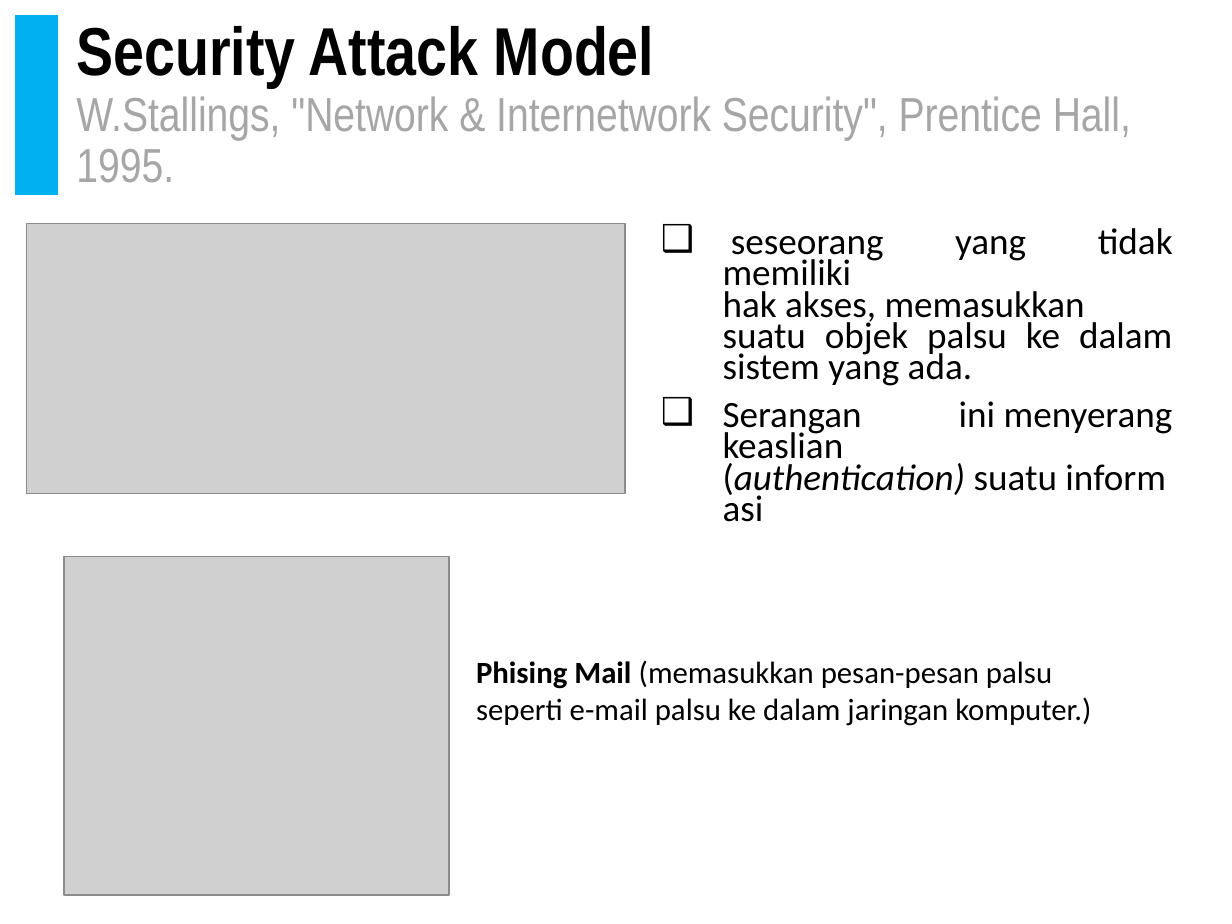
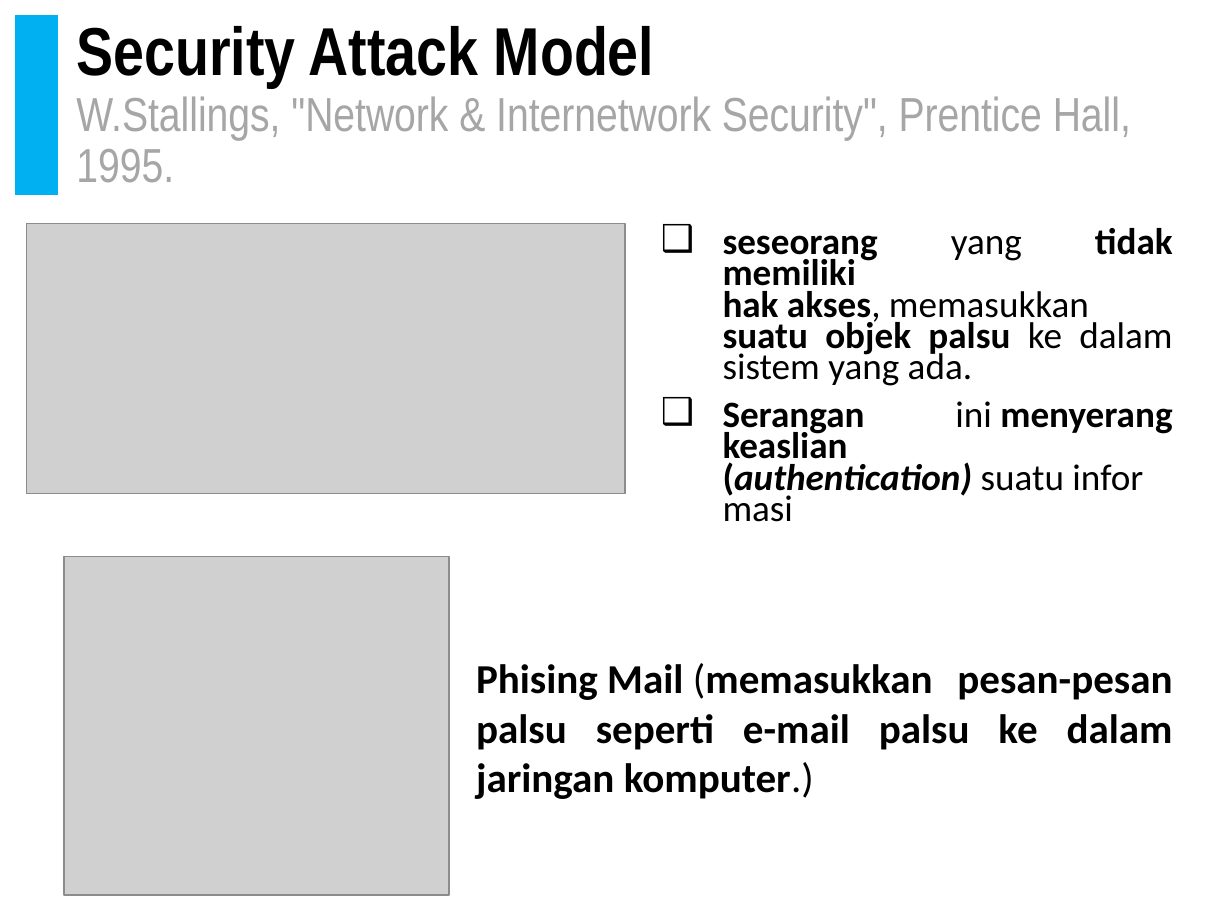
Before and after one commit to doniaft/Keamanan-Informasi, a slide deck: slide 42 of 1. Bahan Ajar/02. Keamanan Informasi - Attack Tree.pptx (slide 43 before the commit). Drawn at 1232x924 pixels with LibreOffice and Linux fonts; fonts in the diff are those of the drawing; grey boxes stand for pictures. Boxes give left, top, right and bottom in pixels: in the first picture for what was removed or moved away, otherwise in the second. Text is boxed around its words. In the diff, an @@ line names an element or a change of style, - is before the commit and + after.

```diff
--- a/1. Bahan Ajar/02. Keamanan Informasi - Attack Tree.pptx
+++ b/1. Bahan Ajar/02. Keamanan Informasi - Attack Tree.pptx
@@ text "seseorang yang tidak memiliki hak ..." at box(723, 228, 1173, 499): bold on in "seseorang tidak memiliki hak akses, suatu objek ...", "Serangan menyerang keaslian (authentication)" @@
@@ text at box(476, 663, 1173, 799): text changed; size 18 to 24 pt; bold on @@
-Phising Mail (memasukkan pesan-pesan palsu
-seperti e-mail palsu ke dalam jaringan komputer.)
+Phising Mail (memasukkan pesan-pesan palsu seperti e-mail palsu ke dalam jaringan komputer.)
```
Also in this commit, not shown: 19 other slides changed, 1 slide removed, 2 other files.
